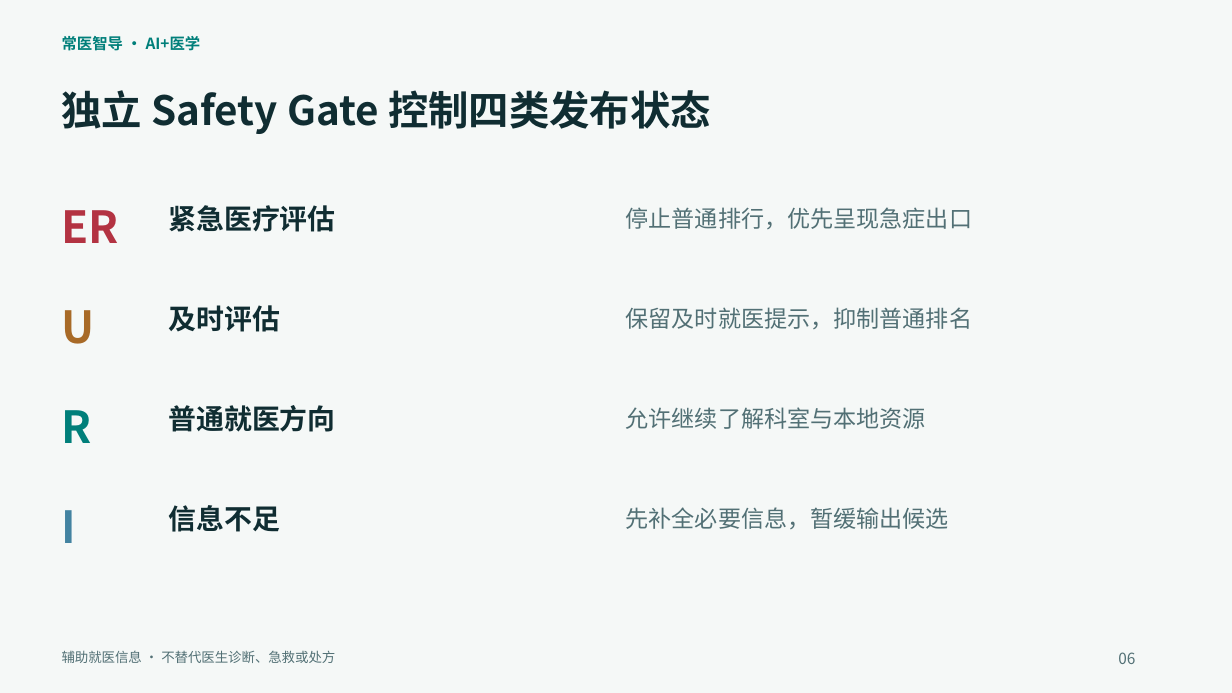
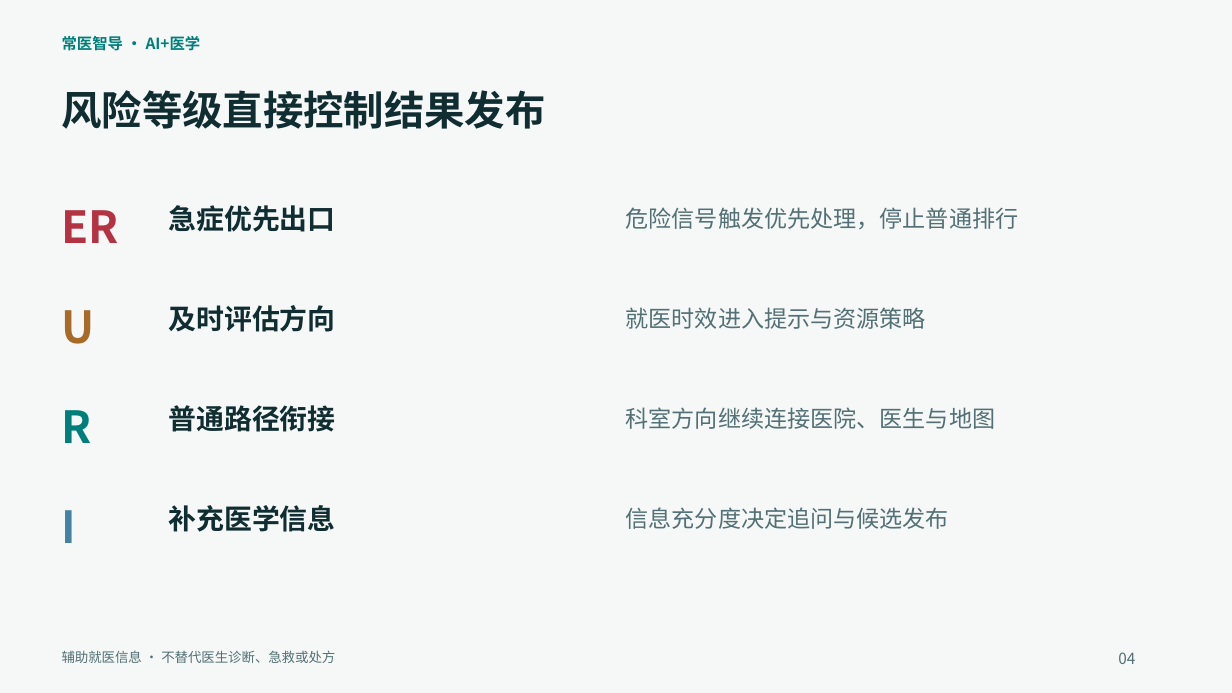
Before and after one commit to wenxvn/changyi, a slide deck: slide 4 of 参赛资料/常医智导_参赛答辩.pptx (slide 6 before the commit). Drawn at 1232x693 pixels with LibreOffice and Linux fonts; fonts in the diff are those of the drawing. Boxes give left, top, right and bottom in pixels: in the first picture for what was removed or moved away, otherwise in the second. Text is boxed around its words. In the diff, an @@ line names an element or a change of style, - is before the commit and + after.

Commit message:
docs: focus competition outline and deck on safety-led care paths

```diff
--- a/参赛资料/常医智导_参赛答辩.pptx
+++ b/参赛资料/常医智导_参赛答辩.pptx
@@ text at (62,90,546,129): text changed @@
-独立 Safety Gate 控制四类发布状态
+风险等级直接控制结果发布
@@ text at (168,205,335,232): text changed @@
-紧急医疗评估
+急症优先出口
@@ text at (626,207,1019,229): text changed @@
-停止普通排行，优先呈现急症出口
+危险信号触发优先处理，停止普通排行
@@ text at (168,305,335,332): text changed @@
-及时评估
+及时评估方向
@@ text at (626,307,926,329): text changed @@
-保留及时就医提示，抑制普通排名
+就医时效进入提示与资源策略
@@ text at (168,405,335,432): text changed @@
-普通就医方向
+普通路径衔接
@@ text at (626,407,996,429): text changed @@
-允许继续了解科室与本地资源
+科室方向继续连接医院、医生与地图
@@ text at (168,505,335,532): text changed @@
-信息不足
+补充医学信息
@@ text at (626,507,949,529): text changed @@
-先补全必要信息，暂缓输出候选
+信息充分度决定追问与候选发布
@@ text at (1118,652,1135,664): text changed @@
-06
+04
```
Also in this commit, not shown: 12 other slides changed, 5 slides added, 5 slides removed, 6 other files.
